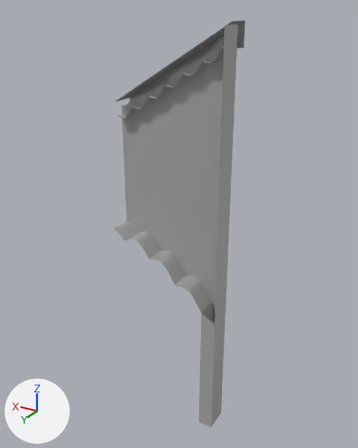
An edit to the FBX model TFC-TFE/Assets/Meshes3D/Ramp/RampL_03.fbx, drawn before and after from the same camera.
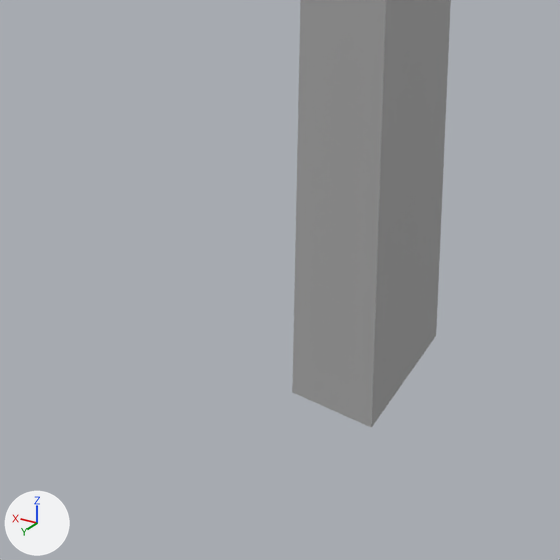
Each version is shown whole from a camera (50 mm lens) standing at (-9.05, 17.78, 75.74) and looking at (0.8, 1.37, 67.53), then close up on the part from 43% to 67% of the width and 81% to 100% of the height. Lighting does not change. The marker at lower left points along +X, +Y and +Z. Where no turn or scale is listed for an object, it has been applied to the vertices.

Names of what the first close-up shows: 'RampL_03'.
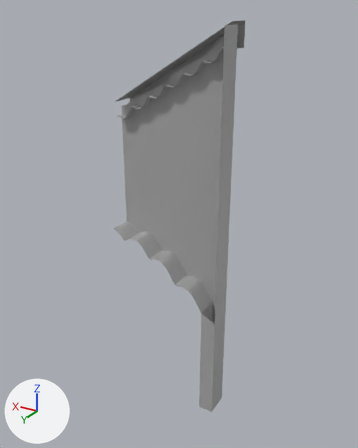
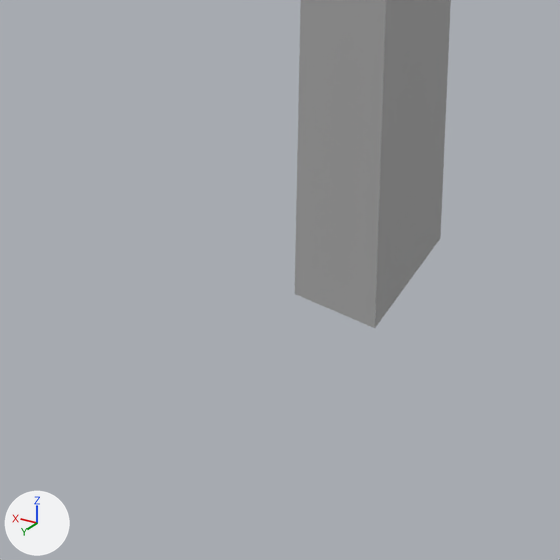
The newer file is also turned or shifted as a whole; pictures and numbers use the older file's frame.

What changed in the scene script:
```text
Change me_mesh:
    where me_mesh.from_pydata(...)  # 191 vertices, 133 faces; spans x 0.0..5.0, y -0.8..0.8, z -16.9..0.0
    used by ob_rampl_03; location = (-1.573, 1.722, 75.436)
    before: 184 (0.0, 0.8, -16.9) at pixel (371, 427), 185 (0.6, 0.8, -16.9) at pixel (292, 392), 186 (0.6, -0.2, -16.9), 187 (0.0, -0.2, -16.9) at pixel (436, 335)
    me_mesh part 1
    add for i in [*range(184, 188)]: me_mesh.vertices[i].co += Vector((0.0, 0.0, 0.9))
```

Changed parts and their boxes (x1, y1, x2, y2) in the close-ups (560 x 560 px):
'RampL_03', reshaped: before (292, 0, 451, 428); after (295, 0, 451, 328)
